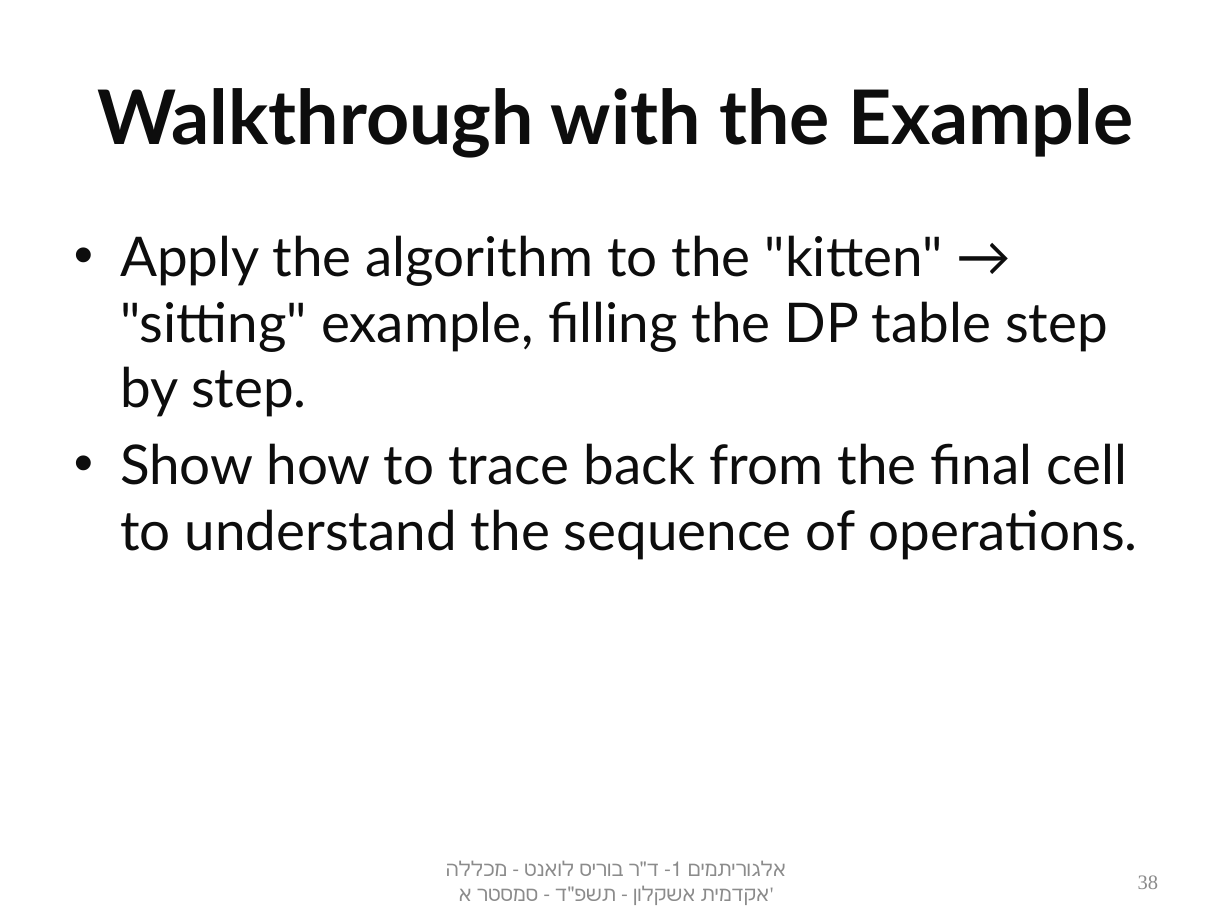
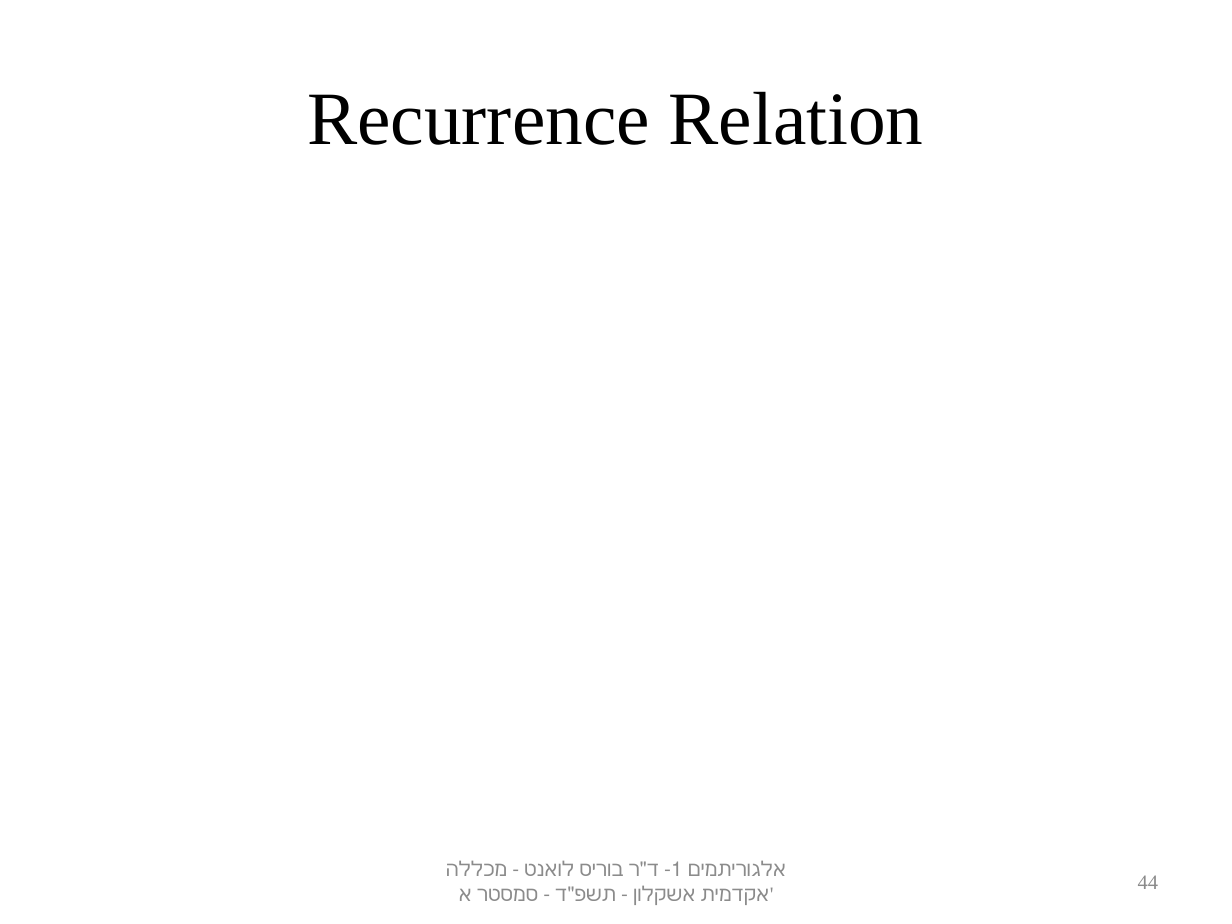
Before and after one commit to borislevant/algorithms, a slide deck: slide 44 of algorithms1_dynamic_programing.pptx (slide 38 before the commit). Drawn at 1232x924 pixels with LibreOffice and Linux fonts; fonts in the diff are those of the drawing; grey boxes stand for pictures. Boxes give left, top, right and bottom in pixels: in the first picture for what was removed or moved away, otherwise in the second. Text is boxed around its words. In the diff, an @@ line names an element or a change of style, - is before the commit and + after.

```diff
--- a/algorithms1_dynamic_programing.pptx
+++ b/algorithms1_dynamic_programing.pptx
@@ title at [307,91,924,145]: text changed; font Lato to Times New Roman; text colour #0D0D0D to #000000; bold off @@
-Walkthrough with the Example
+Recurrence Relation
@@ text removed at [120,235,1138,560] @@
-• Apply the algorithm to the "kitten" → "sitting" example, filling the DP table step by step.
-• Show how to trace back from the final cell to understand the sequence of operations.
@@ page number at [1138,875,1158,889]: text changed @@
-38
+44
```
Also in this commit, not shown: 6 other slides changed, 6 slides added.
